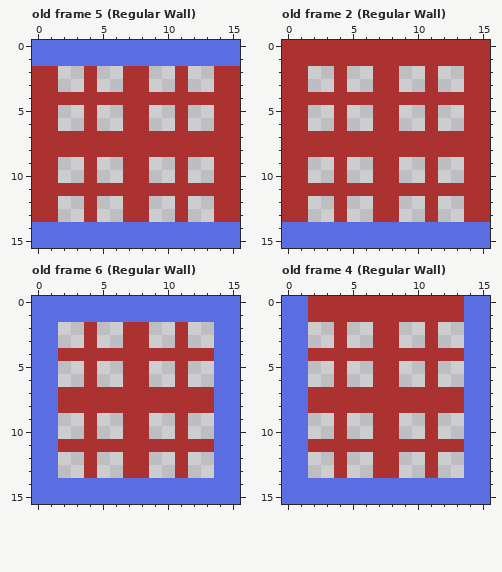
Pixel-art file, stored at other/spritefiles/Textures/wall.ase. Above: the version before the commit.
16x16 pixels, 7 frames. Shown: old frame 5 (Regular Wall), old frame 2 (Regular Wall), old frame 6 (Regular Wall), old frame 4 (Regular Wall). The commit also changed other frames, which this record leaves out.
New version:
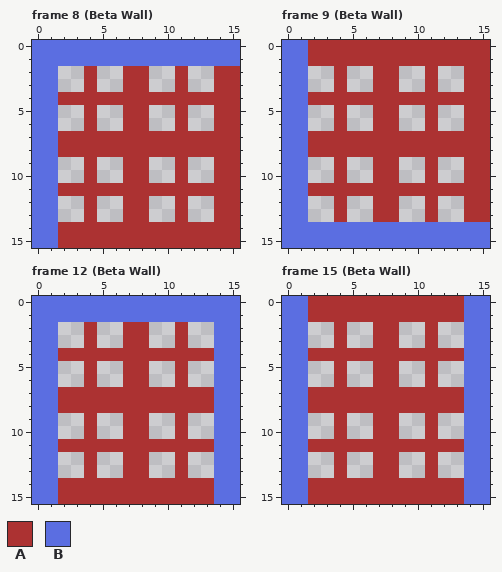
Palette (. is transparent): A #ac3232  B #5b6ee1
A new or re-ordered frame is compared with the old frame closest to it.
Changes in this commit:
frames 7 -> 17
Frame 8 (Beta Wall) is new; against old frame 5 (Regular Wall):
Colour B becomes colour A in rows 14 to 15 at x 2 to 15.
Colour A becomes colour B in rows 2 to 13 at x 0 to 1.
Frame 9 (Beta Wall) is new; against old frame 2 (Regular Wall):
Colour A becomes colour B in rows 0 to 13 at x 0 to 1.
Frame 12 (Beta Wall) is new; against old frame 6 (Regular Wall):
Colour B becomes colour A in rows 14 to 15 at x 2 to 13.
Frame 15 (Beta Wall) is new; against old frame 4 (Regular Wall): the same change as frame 12 (Beta Wall)
Changed places in both pictures, as pixel boxes (x1, y1, x2, y2):
changed: (32, 66, 240, 248)
changed: (282, 40, 308, 222)
changed: (58, 478, 214, 504)
changed: (308, 478, 464, 504)
